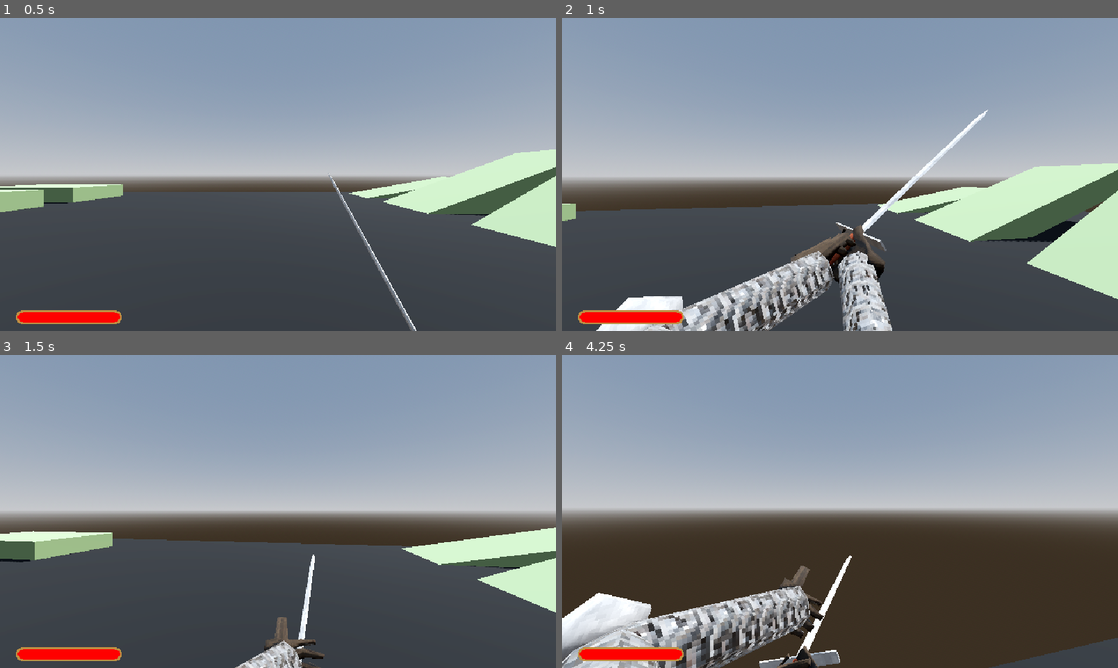
Above: before the commit, frames 1-4 (two rows, left to right).
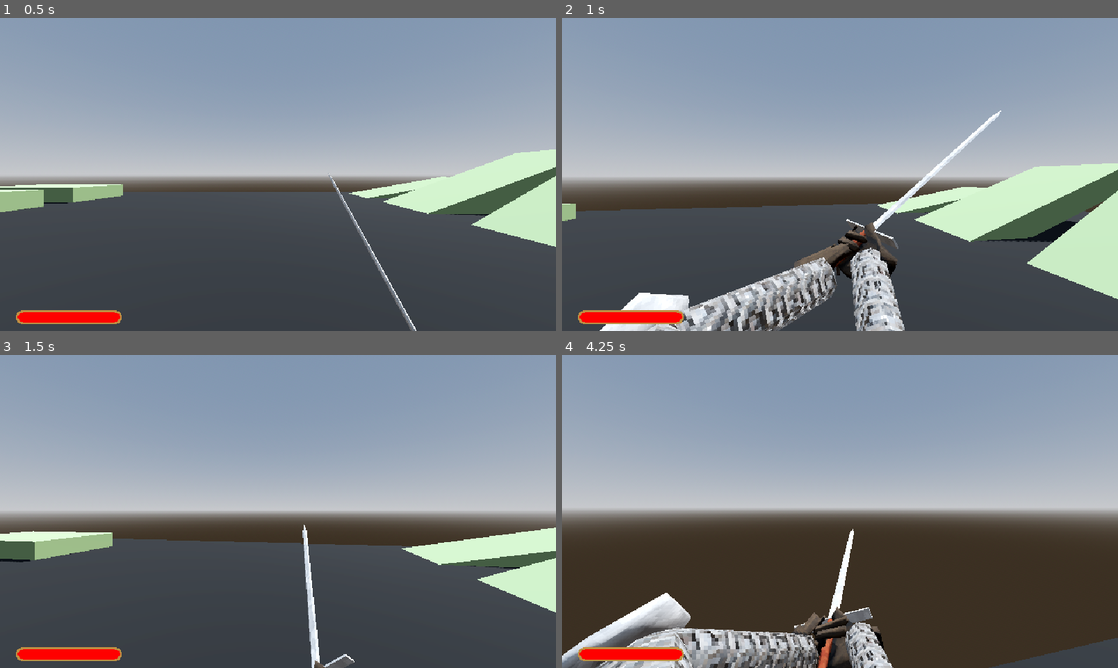
Above: after the commit, the same moments.

Repository: coat-soup/godot-wild-jam-77
Game: Godot game, scene res://levels/prototyping.tscn
The game is run twice, just before and just after one commit, with the same random seed, the same clock (stepped at 60 frames per second) and the same inputs.
Inputs (mouse positions are in pixels of both pictures, inside the frame that each line leads up to):
- Up to frame 1 (0.5 s): no input
- Up to frame 2 (1 s): move the mouse to (867, 174) at 0.52 s; press the mouse at (867, 174) at 0.53 s; hold W (up) from 0.53 s (still down); tap Space (jump) at 0.77 s; right-click (867, 174) at 0.8 s
- Up to frame 3 (1.5 s): keep holding W (up); move the mouse to (250, 511) at 1.27 s; release the mouse at (250, 511) at 1.28 s; right-click (250, 511) at 1.35 s
- Up to frame 4 (4.25 s): keep holding W (up); tap Space (jump) at 1.52, 3.02, 3.77 s; click (812, 511) at 1.55 s; move the mouse to (851, 505) at 2.02 s; press the mouse at (851, 505) at 2.03 s; right-click (851, 505) at 2.3 s; move the mouse to (834, 517) at 2.77 s; release the mouse at (834, 517) at 2.78 s; right-click (834, 517) at 2.85 s; click (834, 517) at 3.05 s; move the mouse to (878, 514) at 3.52 s; press the mouse at (878, 514) at 3.53 s; right-click (878, 514) at 3.8 s

Frame 1 is identical in both runs. In frame 2, 7.3% of the frame differs, in the area x 6-79%, y 29-100%; in frame 3, 1.7%; in frame 4, 11%, in the area x 0-60%, y 55-100%.

Commit message:
sword bounce polish

Diff:
--- a/levels/dungeon_test.tscn
+++ b/levels/dungeon_test.tscn
@@ -9,6 +9,7 @@
 [ext_resource type="PackedScene" uid="uid://gyslfu8cd11i" path="res://world/props/spike_trap.tscn" id="7_ahbng"]
 [ext_resource type="PackedScene" uid="uid://behyuimsd1sib" path="res://world/props/iron_bars.tscn" id="8_csvfl"]
 [ext_resource type="PackedScene" uid="uid://clkygn8hp1oke" path="res://world/props/ritual_table.tscn" id="9_ocu7h"]
+[ext_resource type="PackedScene" uid="uid://wna3nbn4nvab" path="res://system/target_dummy.tscn" id="10_nukk4"]
 
 [sub_resource type="ProceduralSkyMaterial" id="ProceduralSkyMaterial_ww6ph"]
 sky_horizon_color = Color(0.64625, 0.65575, 0.67075, 1)
@@ -62,6 +63,9 @@
 [node name="brazier" parent="." instance=ExtResource("4_keatd")]
 transform = Transform3D(1, 0, 0, 0, 1, 0, 0, 0, 1, -8.31123, 4.47035e-08, -6.55627)
 
+[node name="brazier3" parent="." instance=ExtResource("4_keatd")]
+transform = Transform3D(1, 0, 0, 0, 1, 0, 0, 0, 1, -4.03871, 4.47035e-08, 2.97982)
+
 [node name="brazier2" parent="." instance=ExtResource("4_keatd")]
 transform = Transform3D(1, 0, 0, 0, 1, 0, 0, 0, 1, -0.136257, 2.83122e-07, 15.7018)
 
@@ -85,3 +89,9 @@
 
 [node name="ritual_table" parent="." instance=ExtResource("9_ocu7h")]
 transform = Transform3D(-6.55671e-08, 0, -1.5, 0, 1.5, 0, 1.5, 0, -6.55671e-08, 5.73403, 0, -8.2929)
+
+[node name="TargetDummy" parent="." instance=ExtResource("10_nukk4")]
+transform = Transform3D(1, 0, 0, 0, 1, 0, 0, 0, 1, 2.76778, 0.447841, 2.2942)
+
+[node name="TargetDummy2" parent="." instance=ExtResource("10_nukk4")]
+transform = Transform3D(1, 0, 0, 0, 1, 0, 0, 0, 1, 2.76778, 0.447841, 4.82857)
--- a/player/models/first_person_arms.tscn
+++ b/player/models/first_person_arms.tscn
@@ -6,6 +6,110 @@
 
 [sub_resource type="BoxShape3D" id="BoxShape3D_xmtb1"]
 size = Vector3(0.0773925, 0.0385132, 1.27595)
+
+[sub_resource type="AnimationNodeAnimation" id="AnimationNodeAnimation_ypne4"]
+animation = &"Block"
+
+[sub_resource type="AnimationNodeAnimation" id="AnimationNodeAnimation_0ja5g"]
+animation = &"Idle"
+
+[sub_resource type="AnimationNodeAnimation" id="AnimationNodeAnimation_vws6w"]
+animation = &"Swing1"
+
+[sub_resource type="AnimationNodeAnimation" id="AnimationNodeAnimation_gjv61"]
+animation = &"Swing2"
+
+[sub_resource type="AnimationNodeAnimation" id="AnimationNodeAnimation_8sfhc"]
+animation = &"Swing3"
+
+[sub_resource type="AnimationNodeStateMachineTransition" id="AnimationNodeStateMachineTransition_w5edw"]
+xfade_time = 0.2
+advance_mode = 2
+advance_expression = "blocking"
+
+[sub_resource type="AnimationNodeStateMachineTransition" id="AnimationNodeStateMachineTransition_i8bsg"]
+xfade_time = 0.5
+advance_mode = 2
+advance_expression = "!blocking"
+
+[sub_resource type="AnimationNodeStateMachineTransition" id="AnimationNodeStateMachineTransition_6xqpq"]
+xfade_time = 0.1
+advance_mode = 2
+advance_expression = "swing_trigger"
+
+[sub_resource type="AnimationNodeStateMachineTransition" id="AnimationNodeStateMachineTransition_3fet1"]
+xfade_time = 1.0
+switch_mode = 2
+advance_mode = 2
+advance_expression = "idle"
+
+[sub_resource type="AnimationNodeStateMachineTransition" id="AnimationNodeStateMachineTransition_m86t1"]
+xfade_time = 0.2
+switch_mode = 2
+advance_mode = 2
+advance_expression = "swing_trigger"
+
+[sub_resource type="AnimationNodeStateMachineTransition" id="AnimationNodeStateMachineTransition_iwb7j"]
+xfade_time = 0.2
+switch_mode = 2
+advance_mode = 2
+advance_expression = "swing_trigger"
+
+[sub_resource type="AnimationNodeStateMachineTransition" id="AnimationNodeStateMachineTransition_dki8u"]
+xfade_time = 1.0
+switch_mode = 2
+advance_mode = 2
+advance_expression = "idle"
+
+[sub_resource type="AnimationNodeStateMachineTransition" id="AnimationNodeStateMachineTransition_1n8ff"]
+xfade_time = 1.0
+switch_mode = 2
+advance_mode = 2
+advance_expression = "idle"
+
+[sub_resource type="AnimationNodeStateMachineTransition" id="AnimationNodeStateMachineTransition_gc0p5"]
+switch_mode = 2
+advance_mode = 2
+advance_expression = "blocking"
+
+[sub_resource type="AnimationNodeStateMachineTransition" id="AnimationNodeStateMachineTransition_xf7s1"]
+switch_mode = 2
+advance_mode = 2
+advance_expression = "blocking"
+
+[sub_resource type="AnimationNodeStateMachineTransition" id="AnimationNodeStateMachineTransition_4wqay"]
+xfade_time = 0.2
+switch_mode = 2
+advance_mode = 2
+advance_expression = "blocking"
+
+[sub_resource type="AnimationNodeStateMachineTransition" id="AnimationNodeStateMachineTransition_fpoqw"]
+advance_mode = 2
+
+[sub_resource type="AnimationNodeStateMachine" id="AnimationNodeStateMachine_gn61i"]
+states/Block/node = SubResource("AnimationNodeAnimation_ypne4")
+states/Block/position = Vector2(514, 3)
+states/Idle/node = SubResource("AnimationNodeAnimation_0ja5g")
+states/Idle/position = Vector2(329, 115)
+states/Start/position = Vector2(156, 115)
+states/Swing1/node = SubResource("AnimationNodeAnimation_vws6w")
+states/Swing1/position = Vector2(693, 115)
+states/Swing2/node = SubResource("AnimationNodeAnimation_gjv61")
+states/Swing2/position = Vector2(693, 297)
+states/Swing3/node = SubResource("AnimationNodeAnimation_8sfhc")
+states/Swing3/position = Vector2(329, 297)
+transitions = ["Idle", "Block", SubResource("AnimationNodeStateMachineTransition_w5edw"), "Block", "Idle", SubResource("AnimationNodeStateMachineTransition_i8bsg"), "Idle", "Swing1", SubResource("AnimationNodeStateMachineTransition_6xqpq"), "Swing1", "Idle", SubResource("AnimationNodeStateMachineTransition_3fet1"), "Swing1", "Swing2", SubResource("AnimationNodeStateMachineTransition_m86t1"), "Swing2", "Swing3", SubResource("AnimationNodeStateMachineTransition_iwb7j"), "Swing3", "Idle", SubResource("AnimationNodeStateMachineTransition_dki8u"), "Swing2", "Idle", SubResource("AnimationNodeStateMachineTransition_1n8ff"), "Swing2", "Block", SubResource("AnimationNodeStateMachineTransition_gc0p5"), "Swing3", "Block", SubResource("AnimationNodeStateMachineTransition_xf7s1"), "Swing1", "Block", SubResource("AnimationNodeStateMachineTransition_4wqay"), "Start", "Idle", SubResource("AnimationNodeStateMachineTransition_fpoqw")]
+graph_offset = Vector2(-122, -66)
+
+[sub_resource type="AnimationNodeTimeScale" id="AnimationNodeTimeScale_xba14"]
+
+[sub_resource type="AnimationNodeBlendTree" id="AnimationNodeBlendTree_5ud6h"]
+nodes/StateMachine/node = SubResource("AnimationNodeStateMachine_gn61i")
+nodes/StateMachine/position = Vector2(440, 140)
+nodes/TimeScale/node = SubResource("AnimationNodeTimeScale_xba14")
+nodes/TimeScale/position = Vector2(680, 120)
+nodes/output/position = Vector2(880, 140)
+node_connections = [&"TimeScale", 0, &"StateMachine", &"output", 0, &"TimeScale"]
 
 [sub_resource type="AnimationNodeAnimation" id="AnimationNodeAnimation_xeped"]
 
@@ -35,9 +139,6 @@
 [sub_resource type="AnimationNodeAnimation" id="AnimationNodeAnimation_p2gyg"]
 animation = &"Swing3"
 
-[sub_resource type="AnimationNodeStateMachineTransition" id="AnimationNodeStateMachineTransition_jssyq"]
-advance_mode = 2
-
 [sub_resource type="AnimationNodeStateMachineTransition" id="AnimationNodeStateMachineTransition_d2oot"]
 xfade_time = 0.1
 advance_mode = 2
@@ -101,10 +202,15 @@
 xfade_time = 0.5
 advance_mode = 2
 advance_expression = "!blocking"
+
+[sub_resource type="AnimationNodeStateMachineTransition" id="AnimationNodeStateMachineTransition_b57m0"]
+advance_mode = 2
 
 [sub_resource type="AnimationNodeStateMachine" id="AnimationNodeStateMachine_1yeam"]
 states/BlendTree/node = SubResource("AnimationNodeBlendTree_mguj2")
 states/BlendTree/position = Vector2(364, -26)
+"states/BlendTree 2/node" = SubResource("AnimationNodeBlendTree_5ud6h")
+"states/BlendTree 2/position" = Vector2(142, -26)
 states/Block/node = SubResource("AnimationNodeAnimation_3fggg")
 states/Block/position = Vector2(602, -76)
 states/Idle/node = SubResource("AnimationNodeAnimation_adtpw")
@@ -116,45 +222,49 @@
 states/Swing2/position = Vector2(765, 292)
 states/Swing3/node = SubResource("AnimationNodeAnimation_p2gyg")
 states/Swing3/position = Vector2(462, 292)
-transitions = ["Start", "Idle", SubResource("AnimationNodeStateMachineTransition_jssyq"), "Idle", "Swing1", SubResource("AnimationNodeStateMachineTransition_d2oot"), "Swing1", "Idle", SubResource("AnimationNodeStateMachineTransition_5ldb8"), "Swing1", "Swing2", SubResource("AnimationNodeStateMachineTransition_i63jm"), "Swing2", "Idle", SubResource("AnimationNodeStateMachineTransition_yijy5"), "Swing2", "Swing3", SubResource("AnimationNodeStateMachineTransition_jelnr"), "Swing3", "Idle", SubResource("AnimationNodeStateMachineTransition_ttikf"), "Idle", "Block", SubResource("AnimationNodeStateMachineTransition_aemc0"), "Swing2", "Block", SubResource("AnimationNodeStateMachineTransition_0258j"), "Swing1", "Block", SubResource("AnimationNodeStateMachineTransition_rbm11"), "Swing3", "Block", SubResource("AnimationNodeStateMachineTransition_kvwci"), "Block", "Idle", SubResource("AnimationNodeStateMachineTransition_61v83")]
-graph_offset = Vector2(-6, -77)
+transitions = ["Idle", "Swing1", SubResource("AnimationNodeStateMachineTransition_d2oot"), "Swing1", "Idle", SubResource("AnimationNodeStateMachineTransition_5ldb8"), "Swing1", "Swing2", SubResource("AnimationNodeStateMachineTransition_i63jm"), "Swing2", "Idle", SubResource("AnimationNodeStateMachineTransition_yijy5"), "Swing2", "Swing3", SubResource("AnimationNodeStateMachineTransition_jelnr"), "Swing3", "Idle", SubResource("AnimationNodeStateMachineTransition_ttikf"), "Idle", "Block", SubResource("AnimationNodeStateMachineTransition_aemc0"), "Swing2", "Block", SubResource("AnimationNodeStateMachineTransition_0258j"), "Swing1", "Block", SubResource("AnimationNodeStateMachineTransition_rbm11"), "Swing3", "Block", SubResource("AnimationNodeStateMachineTransition_kvwci"), "Block", "Idle", SubResource("AnimationNodeStateMachineTransition_61v83"), "Start", "BlendTree 2", SubResource("AnimationNodeStateMachineTransition_b57m0")]
+graph_offset = Vector2(-187, -126)
 
 [node name="FirstPersonArms" instance=ExtResource("1_0ssfh")]
 script = ExtResource("2_7a8ya")
 
 [node name="Skeleton3D" parent="Armature" index="0"]
-bones/1/position = Vector3(0.269744, -0.400718, -1.93715e-07)
-bones/1/rotation = Quaternion(-0.175282, -0.095616, 0.93994, -0.276852)
-bones/2/rotation = Quaternion(-0.580605, -0.205467, 0.0194478, 0.787594)
-bones/3/rotation = Quaternion(0.319935, 0.213419, -0.0984816, 0.917821)
-bones/4/rotation = Quaternion(-9.04906e-08, 3.68665e-08, -0.83134, 0.555764)
-bones/5/rotation = Quaternion(3.36919e-08, -1.01076e-07, -0.695319, 0.718701)
-bones/6/rotation = Quaternion(-0.444368, -0.176529, -0.317952, 0.818707)
+bones/1/rotation = Quaternion(-0.00315315, -0.00326046, 0.705389, -0.708806)
+bones/2/rotation = Quaternion(-2.27737e-09, 1.08503e-07, 0.0146814, 0.999892)
+bones/3/rotation = Quaternion(-2.23517e-08, 2.98023e-08, 0.0195575, 0.999809)
+bones/4/rotation = Quaternion(2.31195e-08, 2.34003e-08, -0.0668734, 0.997761)
+bones/4/scale = Vector3(1, 1, 1)
+bones/5/rotation = Quaternion(-4.78806e-09, -6.64691e-08, 0.0157062, 0.999877)
+bones/5/scale = Vector3(1, 1, 1)
+bones/6/rotation = Quaternion(-0.504163, 0.0337907, -0.109887, 0.855922)
 bones/6/scale = Vector3(1, 1, 1)
-bones/7/rotation = Quaternion(0.189161, -0.344907, -0.238915, 0.887793)
+bones/7/rotation = Quaternion(-0.0128807, -7.45058e-08, 0.0587566, 0.998189)
+bones/8/rotation = Quaternion(-1.77989e-07, -1.75446e-07, 0.680717, 0.732547)
 bones/10/scale = Vector3(1, 1, 1)
 bones/11/scale = Vector3(1, 1, 1)
 bones/12/scale = Vector3(1, 1, 1)
-bones/13/position = Vector3(-0.269744, -0.400718, -1.93715e-07)
-bones/13/rotation = Quaternion(-0.121595, -0.216029, 0.875129, -0.415566)
-bones/14/rotation = Quaternion(-0.000197122, 0.0124461, 0.00265847, 0.999919)
-bones/15/rotation = Quaternion(-0.0915306, -0.0782493, -0.0970467, 0.987968)
-bones/16/rotation = Quaternion(-6.02851e-08, -6.55732e-08, 0.880573, 0.473911)
-bones/17/rotation = Quaternion(3.72529e-09, 1.21072e-07, -0.0157063, 0.999877)
-bones/18/rotation = Quaternion(-0.0220402, 0.84909, -0.515528, -0.113096)
+bones/13/rotation = Quaternion(0.00315311, -0.00326048, 0.705389, 0.708806)
+bones/13/scale = Vector3(1, 1, 1)
+bones/14/rotation = Quaternion(1.38971e-09, 1.24322e-07, -0.0146814, 0.999892)
+bones/15/rotation = Quaternion(-7.45058e-09, -1.08033e-07, -0.0195575, 0.999809)
+bones/16/rotation = Quaternion(3.10431e-09, -8.32529e-08, 0.0668734, 0.997761)
+bones/16/scale = Vector3(1, 1, 1)
+bones/17/rotation = Quaternion(-5.58863e-09, 1.35058e-07, -0.0157063, 0.999877)
+bones/18/rotation = Quaternion(-0.0220403, 0.84909, -0.515528, -0.113096)
 bones/18/scale = Vector3(1, 1, 1)
-bones/19/rotation = Quaternion(-0.00380706, -0.064448, 0.0600313, 0.996107)
-bones/19/scale = Vector3(1, 1, 1)
-bones/20/position = Vector3(0.694266, -0.891095, -0.517281)
-bones/21/position = Vector3(0.814103, -1.12743, -0.578523)
+bones/19/rotation = Quaternion(-0.00380707, -0.0644479, 0.0600313, 0.996107)
+bones/20/position = Vector3(1.28777, -0.381218, -1.78814e-07)
+bones/20/rotation = Quaternion(0.508476, -0.491378, 0.491378, -0.508476)
+bones/20/scale = Vector3(1, 1, 1)
+bones/21/position = Vector3(0.791459, -0.398197, 0.823563)
 bones/21/rotation = Quaternion(0.501206, -0.498791, -0.498791, 0.501206)
-bones/22/position = Vector3(0.788053, -1.15769, -0.373679)
-bones/22/rotation = Quaternion(-0.508476, 0.491378, -0.491378, 0.508476)
+bones/21/scale = Vector3(1, 1, 1)
+bones/22/position = Vector3(-1.28777, -0.381218, -1.78814e-07)
 bones/23/position = Vector3(-0.791459, -0.398197, 0.823563)
 bones/23/rotation = Quaternion(0.501206, -0.498791, -0.498791, 0.501206)
 
 [node name="SwordHilt" parent="Armature/Skeleton3D" index="0"]
-transform = Transform3D(0.321586, -0.112479, 0.940176, -0.707085, 0.631867, 0.317451, -0.629773, -0.766873, 0.123668, 0.736614, -1.07618, -0.589423)
+transform = Transform3D(1, -0.000173726, 1.92961e-06, -3.3541e-07, 0.0090695, 0.999959, -0.000173735, -0.999959, 0.00906951, 1.47835, -0.409517, 0.067018)
 
 [node name="WeaponHitbox" type="Area3D" parent="Armature/Skeleton3D/SwordHilt" index="0"]
 transform = Transform3D(0.809014, 0, 0, 0, -3.53631e-08, -0.809014, 0, 0.809014, -3.53631e-08, 0, 0, 0)
@@ -167,19 +277,19 @@
 surface_material_override/0 = ExtResource("3_cvqcd")
 
 [node name="Cube_003" parent="Armature/Skeleton3D" index="1"]
-transform = Transform3D(0.321586, 0.940176, 0.112478, -0.707085, 0.317451, -0.631867, -0.629773, 0.123668, 0.766873, 0.555593, -0.0647717, -1.81887)
+transform = Transform3D(1, 1.92963e-06, 0.000173726, -3.3541e-07, 0.999959, -0.00906962, -0.000173735, 0.00906962, 0.999959, 1.47898, -0.396145, -1.53519)
 
 [node name="Cube_003" parent="Armature/Skeleton3D/Cube_003" index="0"]
 surface_material_override/0 = ExtResource("3_cvqcd")
 
 [node name="Cube_004" parent="Armature/Skeleton3D" index="2"]
-transform = Transform3D(0.321586, 0.940176, 0.112478, -0.707085, 0.317451, -0.631867, -0.629773, 0.123668, 0.766873, 0.667801, -0.695117, -1.05384)
+transform = Transform3D(1, 1.92963e-06, 0.000173726, -3.3541e-07, 0.999959, -0.00906962, -0.000173735, 0.00906962, 0.999959, 1.47915, -0.405193, -0.537643)
 
 [node name="Cube_004" parent="Armature/Skeleton3D/Cube_004" index="0"]
 surface_material_override/0 = ExtResource("3_cvqcd")
 
 [node name="Cylinder_001" parent="Armature/Skeleton3D" index="3"]
-transform = Transform3D(0.321586, 0.940176, 0.112478, -0.707085, 0.317451, -0.631867, -0.629773, 0.123668, 0.766873, 0.761231, -1.21998, -0.416841)
+transform = Transform3D(1, 1.92963e-06, 0.000173726, -3.3541e-07, 0.999959, -0.00906962, -0.000173735, 0.00906962, 0.999959, 1.47929, -0.412727, 0.292974)
 
 [node name="Cylinder_001" parent="Armature/Skeleton3D/Cylinder_001" index="0"]
 surface_material_override/0 = ExtResource("3_cvqcd")
@@ -207,6 +317,7 @@
 advance_expression_base_node = NodePath("..")
 anim_player = NodePath("../AnimationPlayer")
 parameters/BlendTree/TimeScale/scale = 1.0
+"parameters/BlendTree 2/TimeScale/scale" = 1.0
 
 [connection signal="body_entered" from="Armature/Skeleton3D/SwordHilt/WeaponHitbox" to="." method="_on_weapon_hitbox_body_entered"]
 [connection signal="animation_finished" from="AnimationTree" to="." method="_on_animation_tree_animation_finished"]
--- a/player/scripts/Arms.gd
+++ b/player/scripts/Arms.gd
@@ -10,6 +10,7 @@
 @onready var at: AnimationTree = $AnimationTree
 
 @export var damage : int = 30
+@export var attack_speed : float = 1
 
 var blocking : bool = false
 var swinging : bool = false
@@ -19,6 +20,7 @@
 
 var timer : float = 0
 var bounce_timer : float = 0
+var bounce_time : float = 10
 
 var combo_interval = 1
 var combo_window = 0.75
@@ -26,21 +28,24 @@
 
 var to_damage : Array[Node3D]
 
+
 func swing():
-	#at.set("parameters/BlendTree/TimeScale/scale", 1000)
-	#print(at.get("parameters/BlendTree/TimeScale/scale"))
-	#print(at.get("parameters/BlendTree/Animation"))
-	#load("res://player/AttackAnimation").animation = "Block"
-
 	if can_swing and (timer > 0 or idle):
 		swing_sword.emit()
 		swinging = true
 		swing_trigger = true
 		idle = false
+		can_swing = false
 
 		# bounce timer
-		bounce_timer = 0.7
+		bounce_timer = bounce_time
 		to_damage.clear()
+
+
+func set_attack_speed(speed: float, rel: bool = false):
+	attack_speed = speed if !rel else attack_speed * speed
+	at.set("parameters/BlendTree 2/TimeScale/scale", attack_speed)
+
 
 func block():
 	if !swinging:
@@ -48,19 +53,24 @@
 		can_swing = false
 		swinging = false
 
+
 func end_block():
 	blocking = false
 	can_swing = true
 	idle = true
 	swinging = false
 
+
 func bounce_sword():
 	sword_bounce.emit()
-	var temp_rate = ap.speed_scale
-	ap.speed_scale = 0
+	swinging = false
 
-	#await get_tree().create_timer(1.0).timeout
-	#ap.speed_scale = temp_rate
+	var temp_scale = at.get("parameters/BlendTree 2/TimeScale/scale")
+	at.set("parameters/BlendTree 2/TimeScale/scale", -0.5)
+	await get_tree().create_timer(0.3).timeout
+	at.set("parameters/BlendTree 2/TimeScale/scale", temp_scale)
+	idle = true
+
 	reset_combo()
 
 
@@ -78,15 +88,14 @@
 			else:
 				if bounce_timer > 0:
 					bounce_sword()
+					return
 
 func _process(delta: float) -> void:
 	if timer > 0:
 		timer -= delta
 		if timer <= 0:
 			if can_swing:
-				can_swing = false
-				idle = true
-				timer = combo_interval
+				reset_combo()
 			else:
 				can_swing = true
 	if bounce_timer > 0:
@@ -111,5 +120,5 @@
 func reset_combo():
 	print("Ending combo")
 	can_swing = false
-	timer = combo_interval
+	timer = combo_interval/attack_speed
 	idle = true
--- a/project.godot
+++ b/project.godot
@@ -19,6 +19,7 @@
 
 window/size/viewport_width=640
 window/size/viewport_height=360
+window/size/mode=3
 window/size/window_width_override=1920
 window/size/window_height_override=1080
 window/stretch/mode="viewport"
Not shown: 1 places in levels/dungeon_test.tscn that only renumber resources
Binary file changed: player/models/FirstPersonArms.glb
Not shown: 1 places in player/models/first_person_arms.tscn that only renumber resources
Not shown: 8 places in world/dungeontiles/dungeontileset.tres that only renumber resources
Not shown, changed: player/models/FirstPersonArms.blend
Not shown, changed: player/models/FirstPersonArms.blend1
